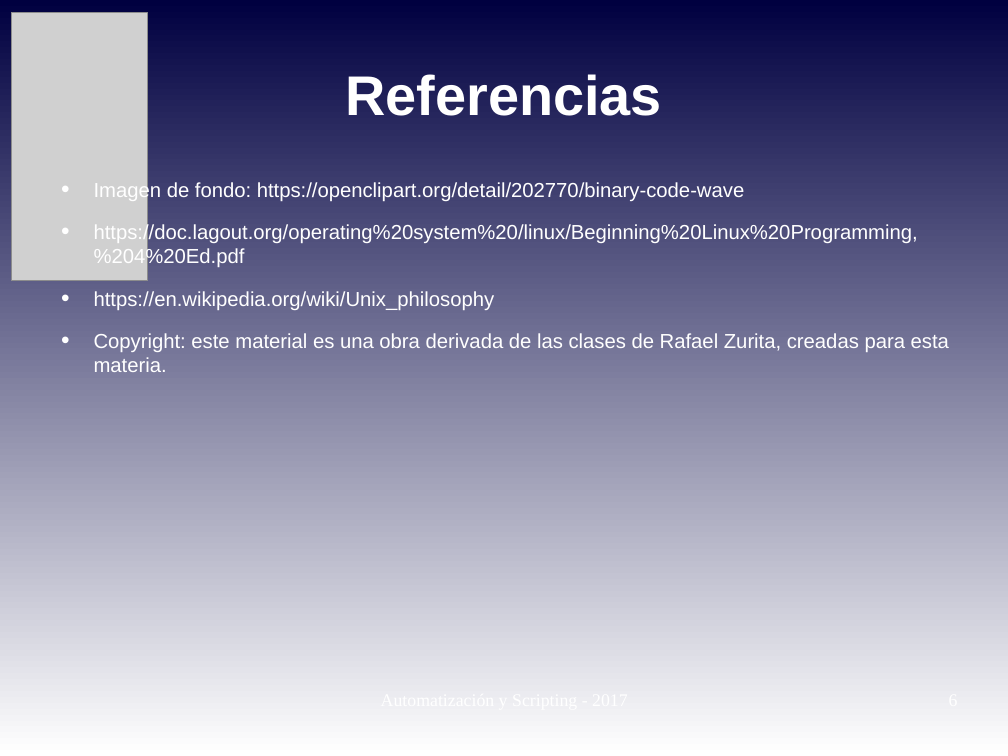
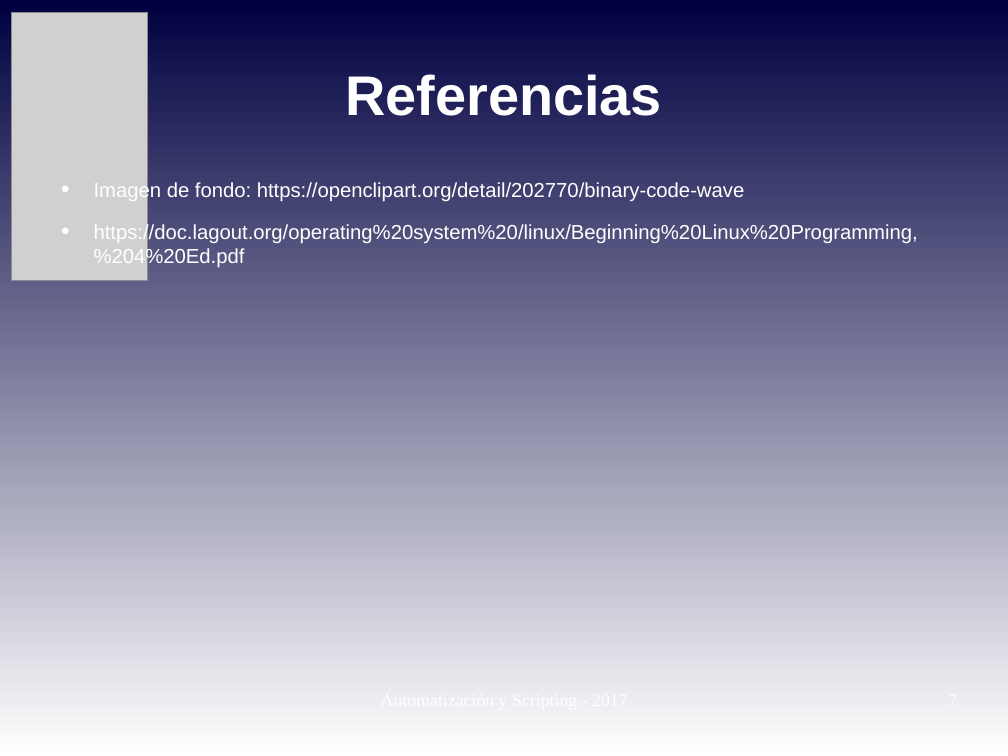
Before and after one commit to niniadcobre/-AutoyScripting, a slide deck: slide 7 of clases/AYS_clase06.odp (slide 6 before the commit). Drawn at 1008x756 pixels with LibreOffice and Linux fonts; fonts in the diff are those of the drawing; grey boxes stand for pictures. Boxes give left, top, right and bottom in pixels: in the first picture for what was removed or moved away, otherwise in the second. Text is boxed around its words. In the diff, an @@ line names an element or a change of style, - is before the commit and + after.

```diff
--- a/clases/AYS_clase06.odp
+++ b/clases/AYS_clase06.odp
@@ text at (x1=94, y1=291, x2=949, y2=372): paragraphs removed @@
-• https://en.wikipedia.org/wiki/Unix_philosophy
-• Copyright: este material es una obra derivada de las clases de Rafael Zurita, creadas para esta materia.
```
Also in this commit, not shown: 3 other slides changed, 1 slide added, 2 other files.
